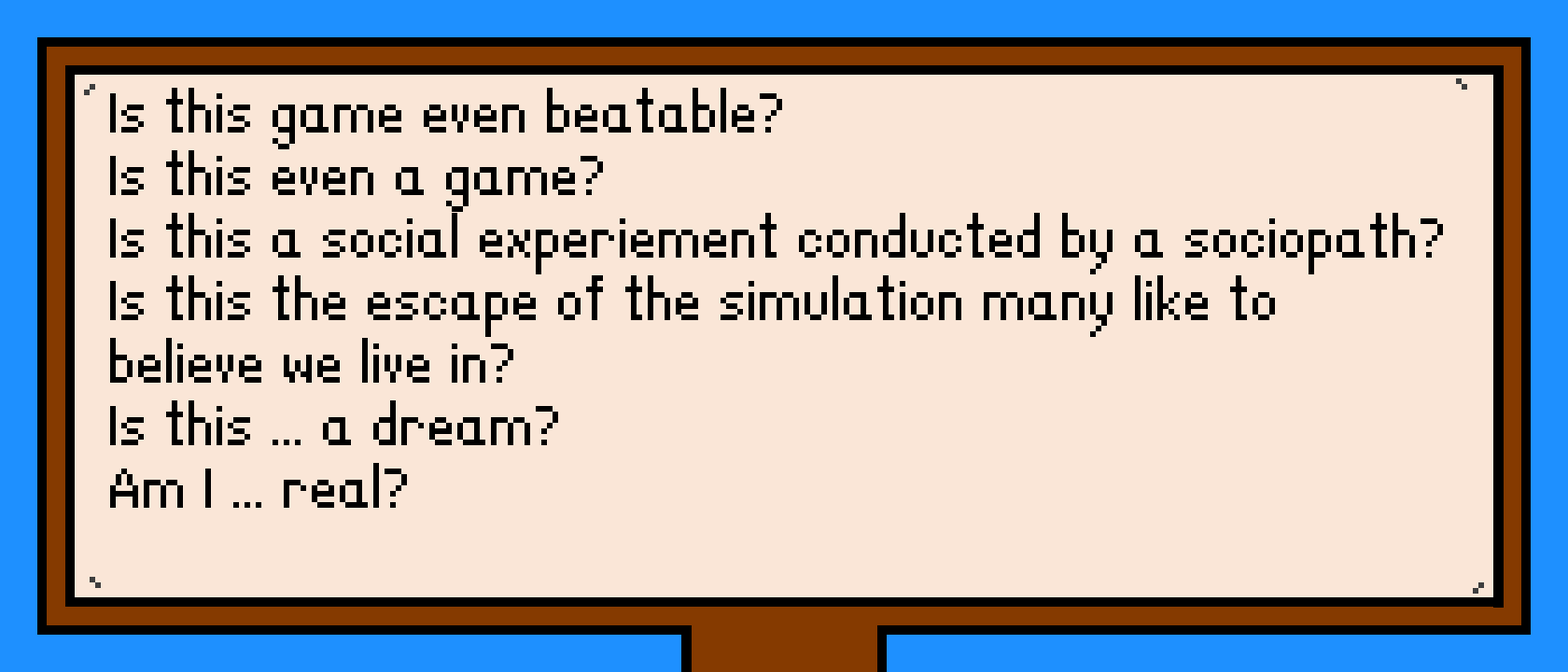
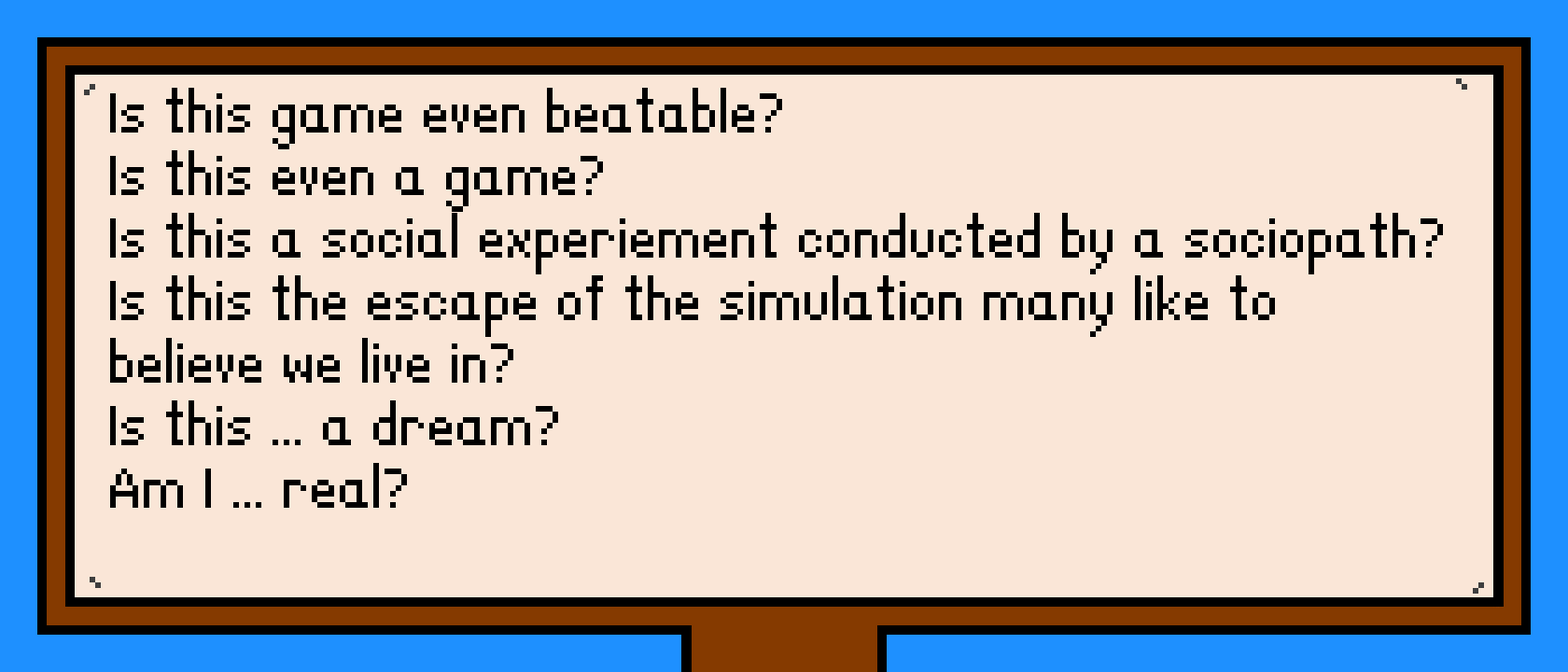
Before/after of a 1568x672 layered artwork. What changed in the layer stack:
painted on "signView.png" over [1493, 606, 1504, 608]
